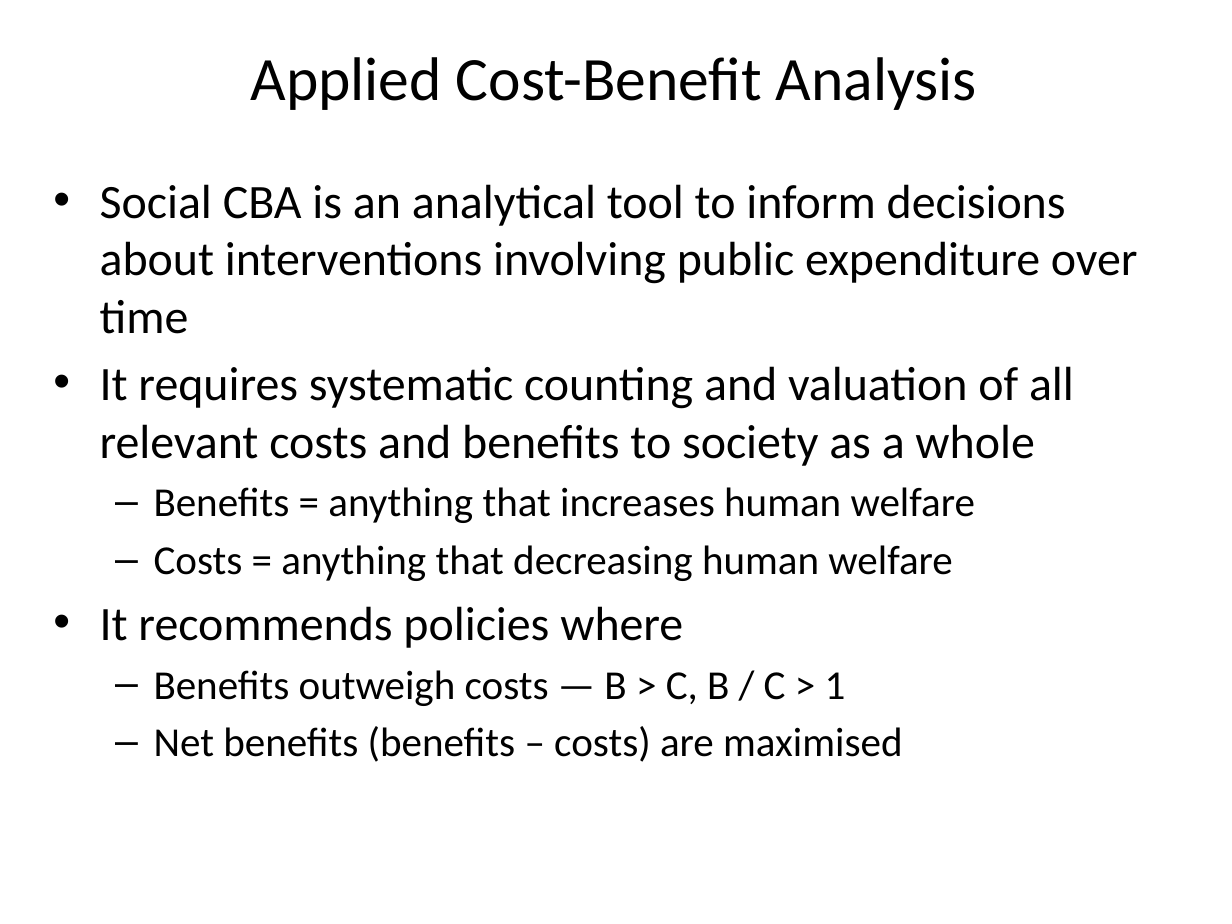
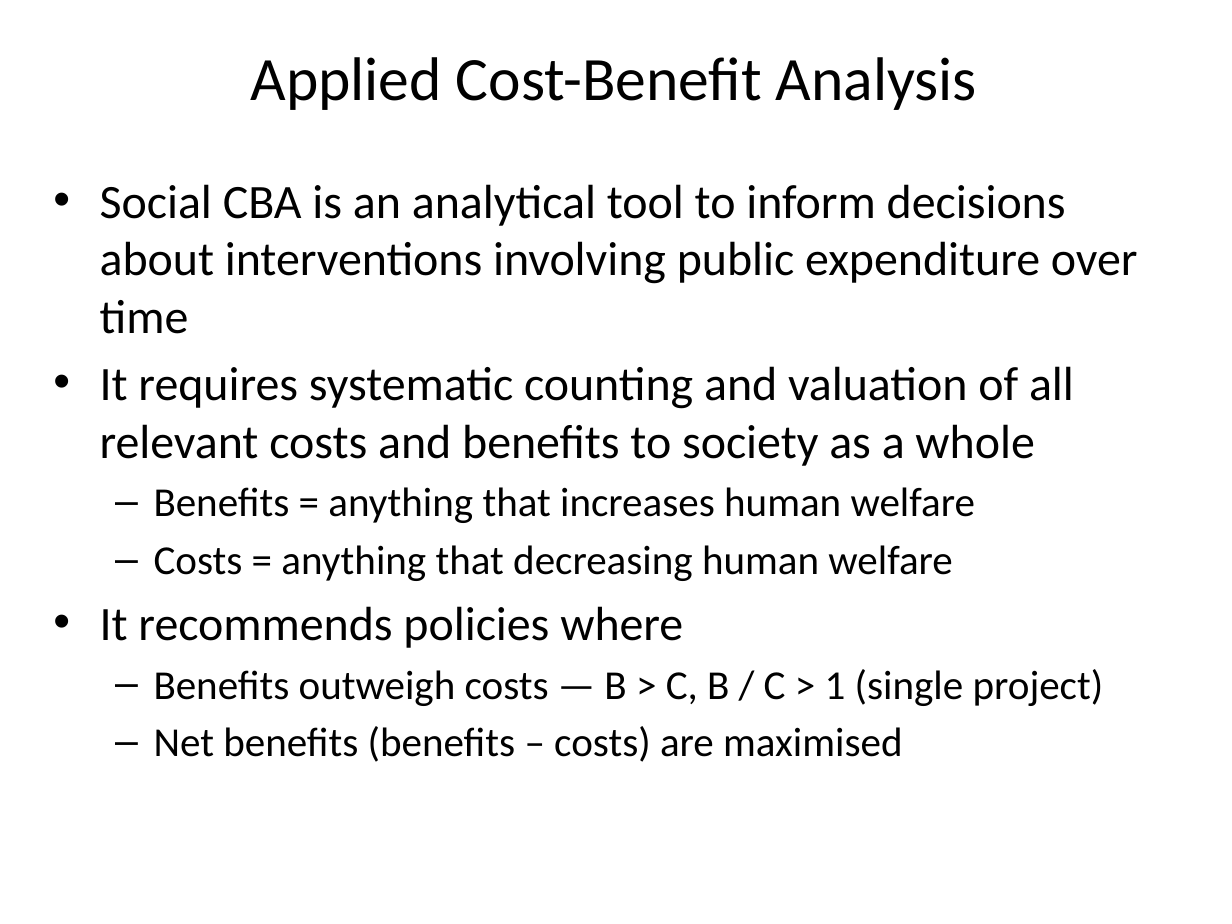
Before and after one commit to rtol/Environmental-Economics, a slide deck: slide 22 of EE3 Targets.pptx. Drawn at 1232x924 pixels with LibreOffice and Linux fonts; fonts in the diff are those of the drawing. Boxes give left, top, right and bottom in pixels: in the first picture for what was removed or moved away, otherwise in the second. Text is boxed around its words. In the diff, an @@ line names an element or a change of style, - is before the commit and + after.

```diff
--- a/EE3 Targets.pptx
+++ b/EE3 Targets.pptx
@@ text at box(154, 669, 1104, 706): text changed @@
-  – Benefits outweigh costs — B > C, B / C > 1
+  – Benefits outweigh costs — B > C, B / C > 1 (single project)
```
Also in this commit, not shown: 7 other slides changed, 6 other files.
